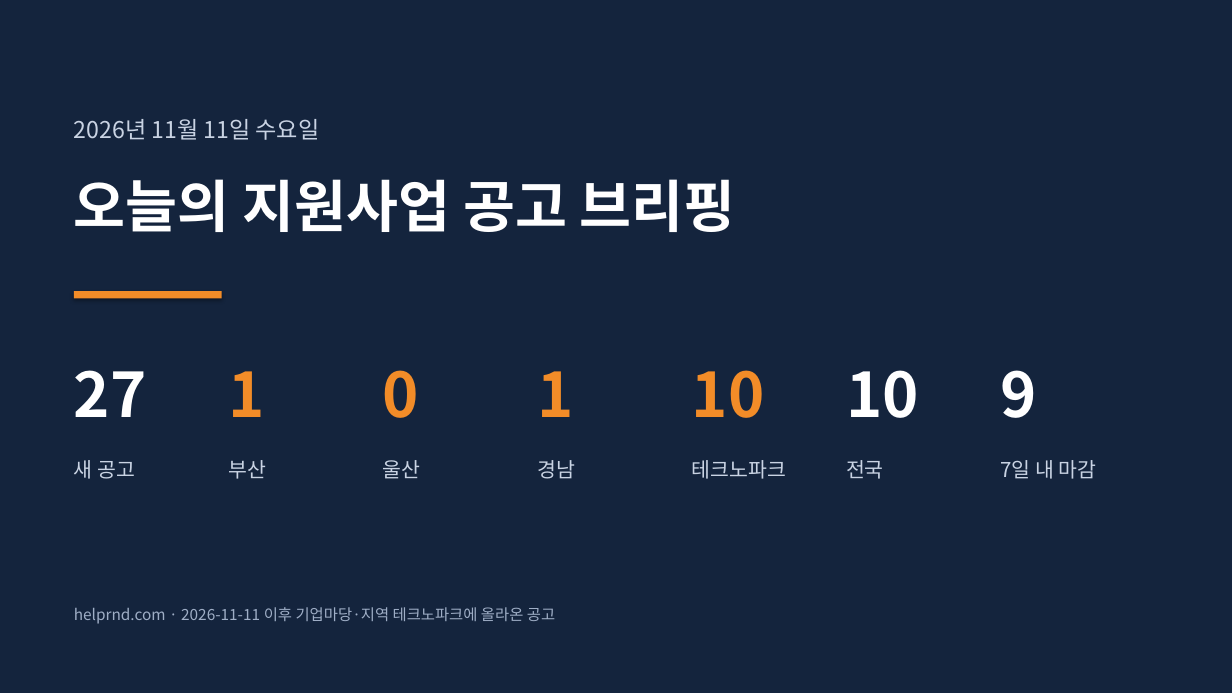
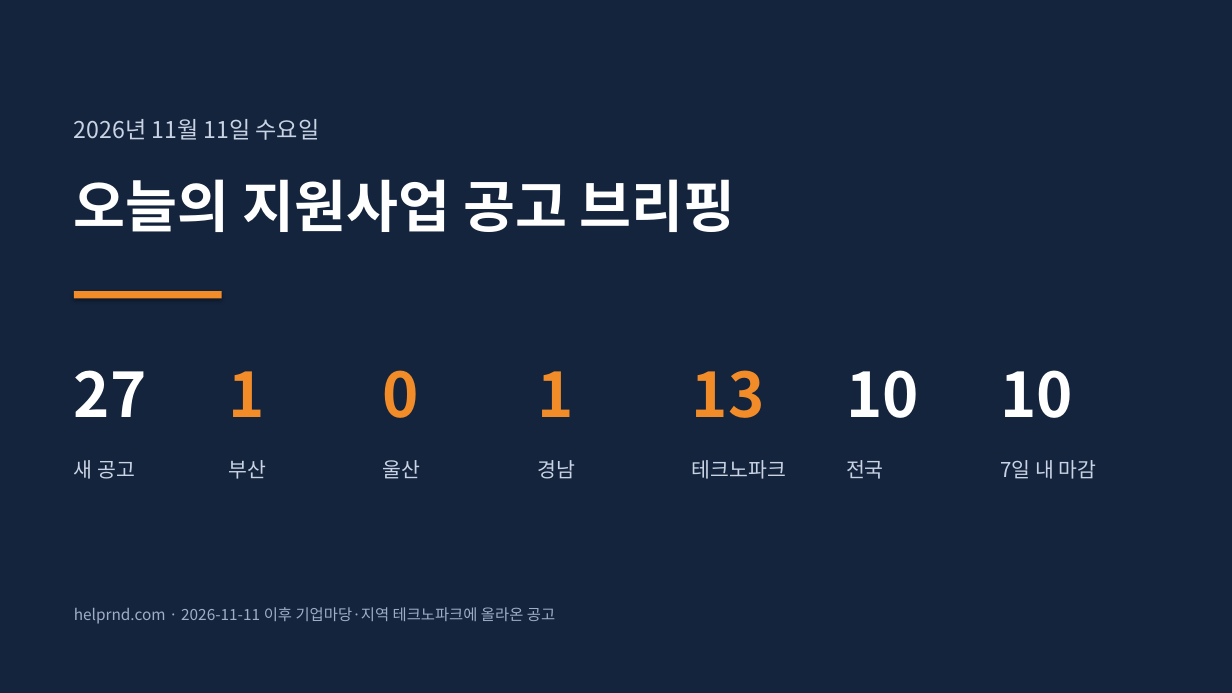
Before and after one commit to juddmank/helprnd.com, a slide deck: slide 1 of site/briefings/2026-11-11_지원사업공고.pptx. Drawn at 1232x693 pixels with LibreOffice and Linux fonts; fonts in the diff are those of the drawing. Boxes give left, top, right and bottom in pixels: in the first picture for what was removed or moved away, otherwise in the second. Text is boxed around its words. In the diff, an @@ line names an element or a change of style, - is before the commit and + after.

```diff
--- a/site/briefings/2026-11-11_지원사업공고.pptx
+++ b/site/briefings/2026-11-11_지원사업공고.pptx
@@ text at [692,370,765,418]: text changed @@
-10
+13
@@ text at [1001,370,1074,418]: text changed @@
-9
+10
```
Also in this commit, not shown: 8 other slides changed, 3 slides added, 6 other files.
